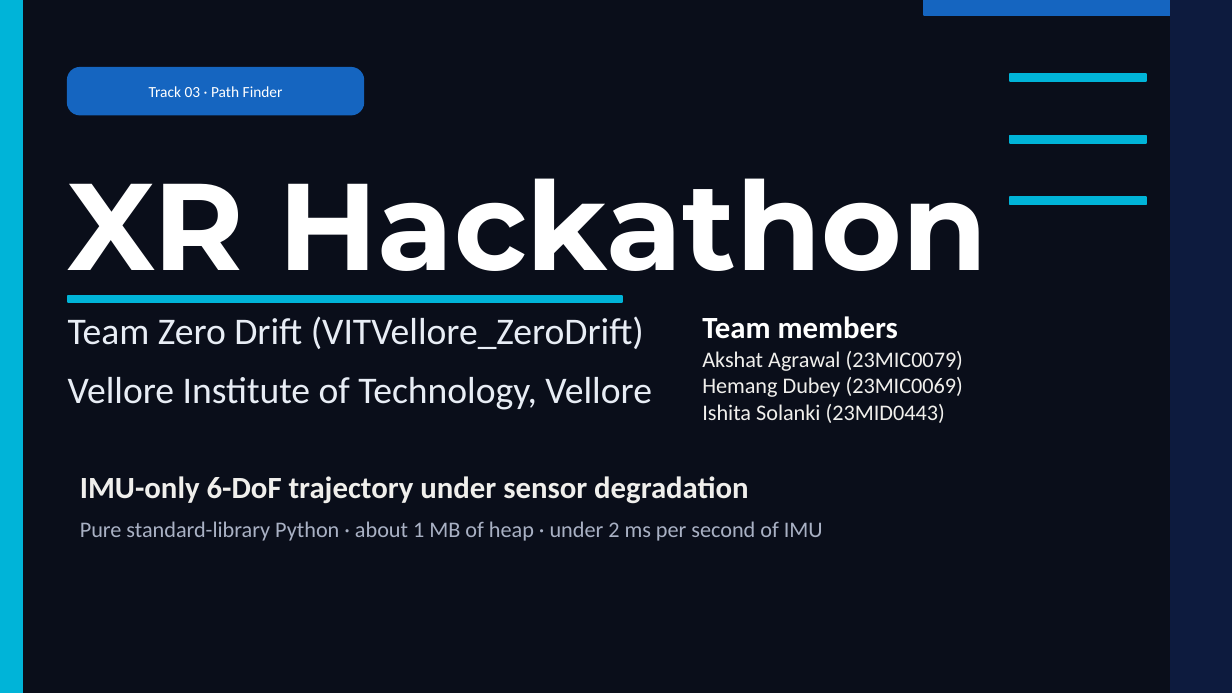
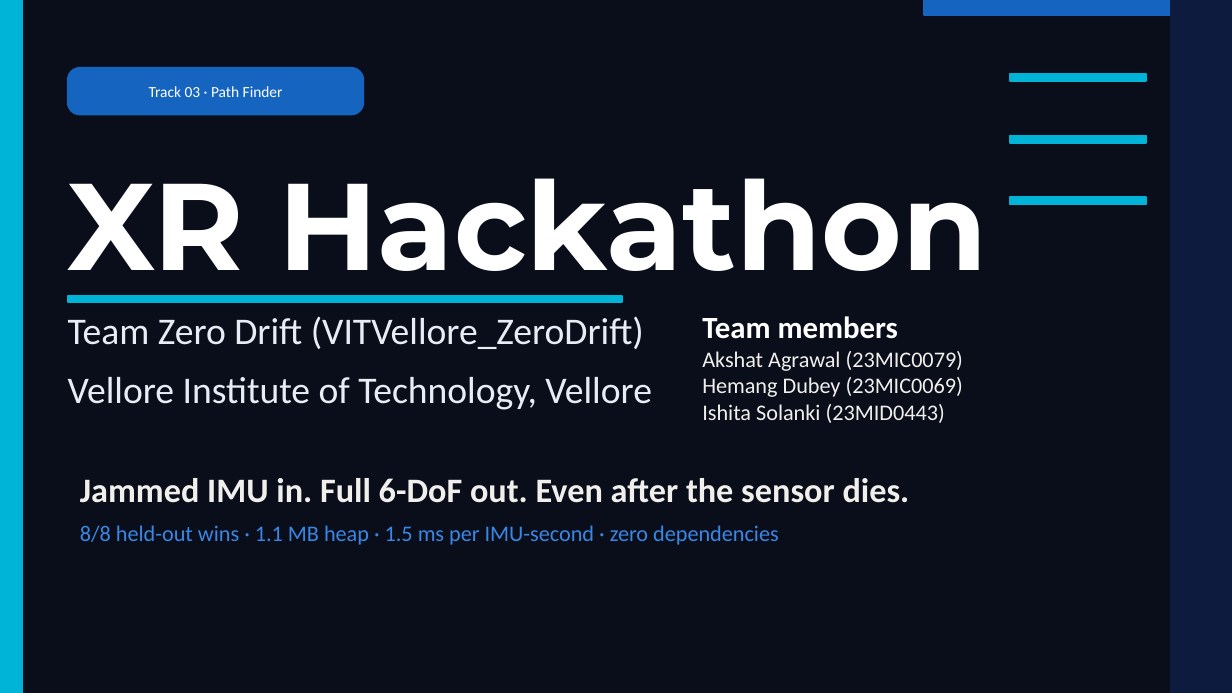
Before and after one commit to akshat333-debug/Ghost-Track, a slide deck: slide 1 of presentation/VITVellore_ZeroDrift.pptx. Drawn at 1232x693 pixels with LibreOffice and Linux fonts; fonts in the diff are those of the drawing. Boxes give left, top, right and bottom in pixels: in the first picture for what was removed or moved away, otherwise in the second. Text is boxed around its words. In the diff, an @@ line names an element or a change of style, - is before the commit and + after.

```diff
--- a/presentation/VITVellore_ZeroDrift.pptx
+++ b/presentation/VITVellore_ZeroDrift.pptx
@@ text at box(80, 478, 910, 545): text changed; text colour #A9B1C4 to #3987E5 @@
-IMU-only 6-DoF trajectory under sensor degradation
-Pure standard-library Python · about 1 MB of heap · under 2 ms per second of IMU
+Jammed IMU in. Full 6-DoF out. Even after the sensor dies.
+8/8 held-out wins · 1.1 MB heap · 1.5 ms per IMU-second · zero dependencies
```
Also in this commit, not shown: 6 other slides changed, 1 slide added, 1 slide removed, 13 other files.
